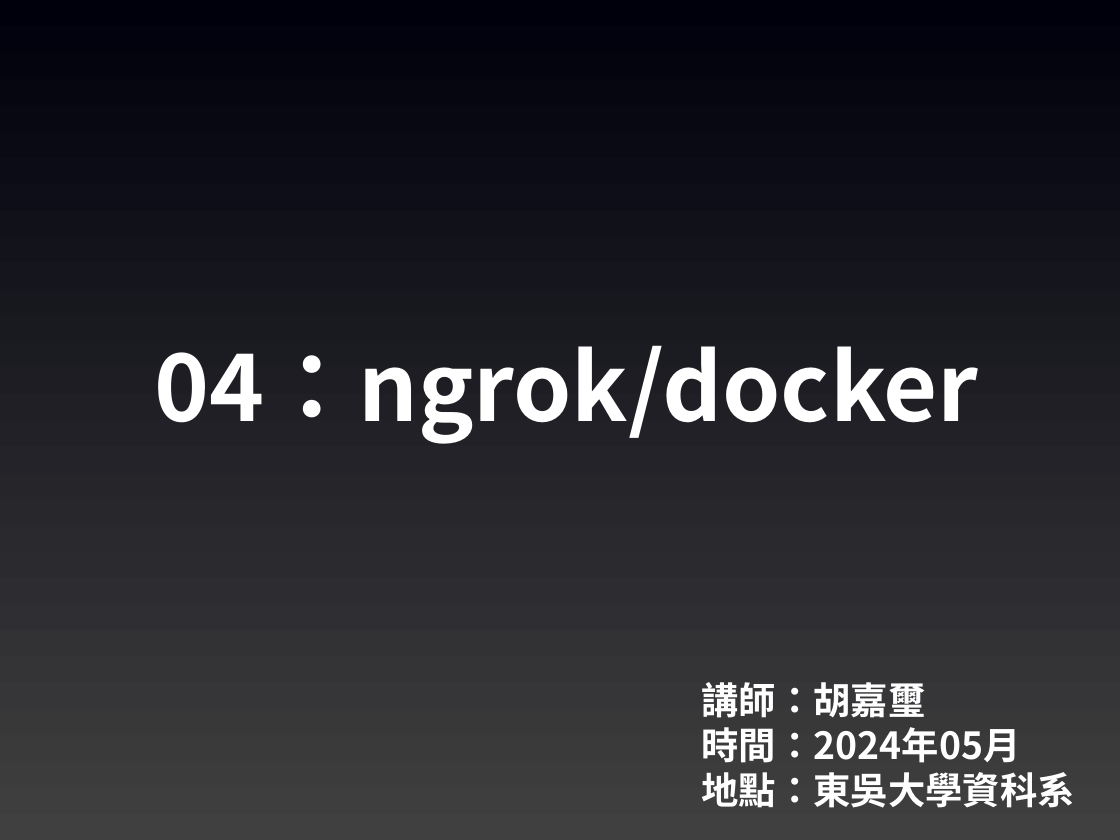
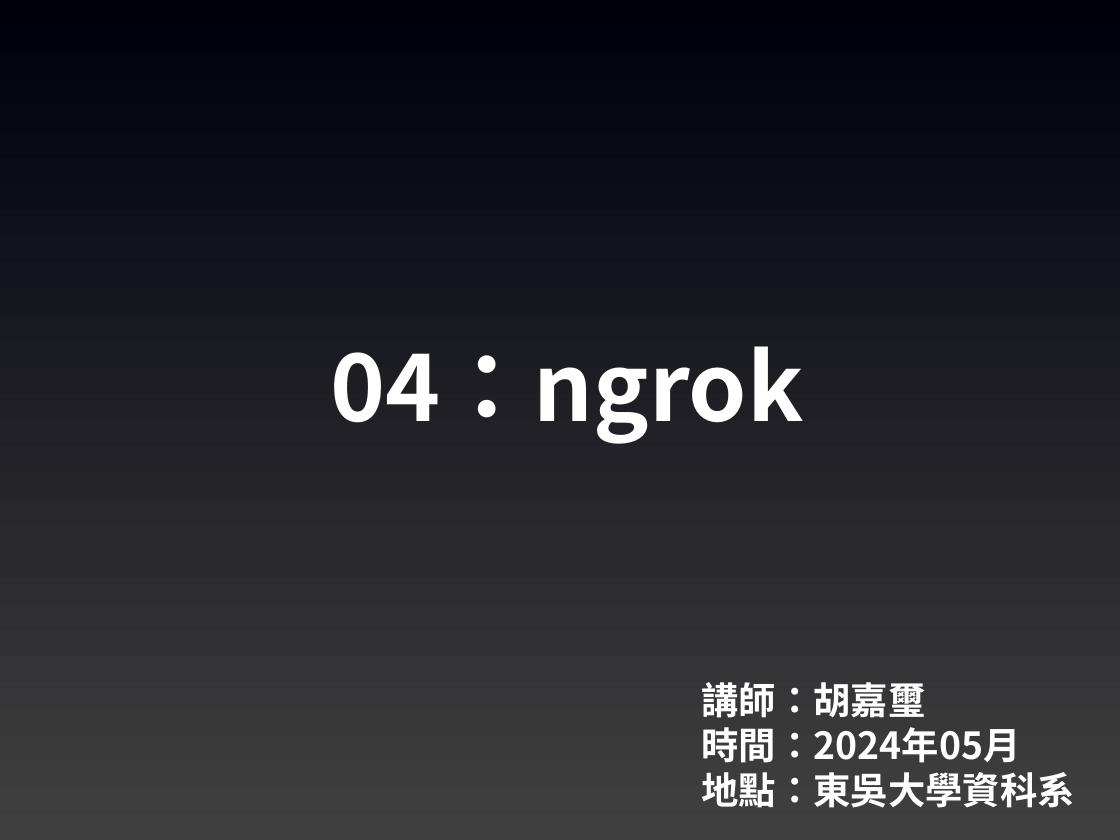
Before and after one commit to joshhu/sculinebot2024, a slide deck: slide 1 of Slides/04. ngrok、docker及OpenAI.pptx. Drawn at 1120x840 pixels with LibreOffice and Linux fonts; fonts in the diff are those of the drawing. Boxes give left, top, right and bottom in pixels: in the first picture for what was removed or moved away, otherwise in the second. Text is boxed around its words. In the diff, an @@ line names an element or a change of style, - is before the commit and + after.

```diff
--- a/Slides/04. ngrok、docker及OpenAI.pptx
+++ b/Slides/04. ngrok、docker及OpenAI.pptx
@@ text at (330, 346, 803, 444): text changed @@
-04：ngrok/docker
+04：ngrok
```
Also in this commit, not shown: 7 other slides changed, 2 slides added, 2 other files.
